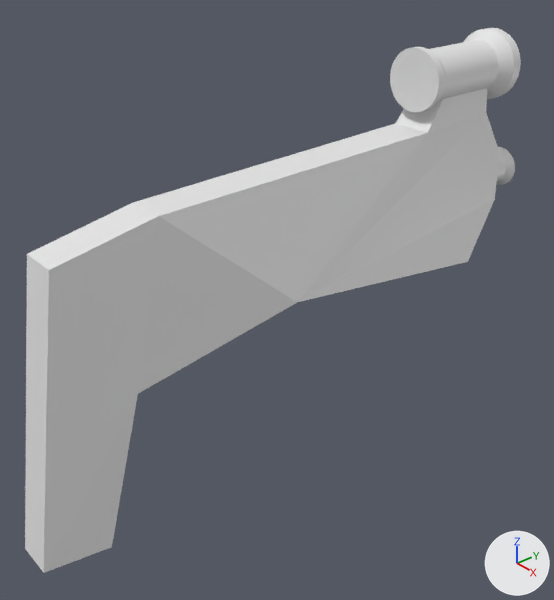
The Blender file Assets/Resources/Models/Weapons/01_GravityPistol.blend, before and after one commit.
Camera for both pictures: a 50 mm camera at (0.23, -0.29, 0.174) aimed at (-0.007, -0.086, 0.006). Arrows for +X, +Y and +Z are at lower right; the lights stay in place.

Names of what the first picture shows: 'Barrel', 'Base', 'Sight'.
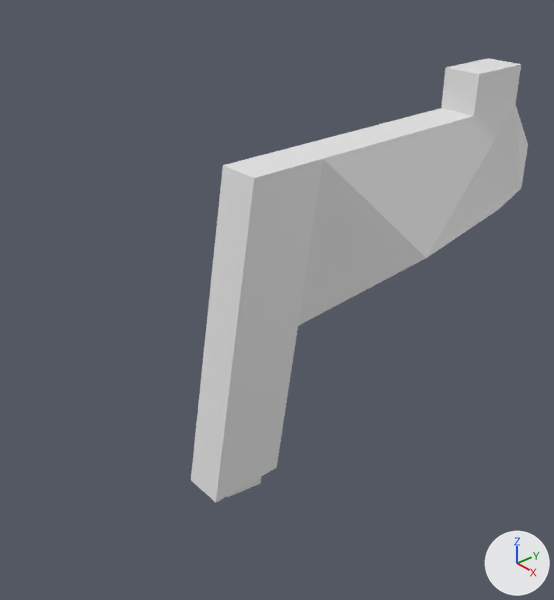
Location of each change, (x1, y1, x2, y2) in pixels of the pictures (554 x 600 px; the box of a moved part takes in the faces that stretch with it):
'Base', reshaped, moved, modifiers changed (29% narrower, 8% shorter): before (25, 89, 500, 573); after (191, 58, 528, 502)
'Sight', deleted: before (390, 28, 521, 112)
'Barrel', deleted: before (496, 147, 515, 185)
'Magazine', added: after (227, 477, 261, 497)
part 1 of me_plane, moved or reshaped: before (298, 112, 500, 302); after (427, 104, 528, 257)
part 2 of me_plane, moved or reshaped: before (133, 89, 487, 394); after (291, 58, 521, 326)

Edits to the bpy script that builds the scene:
```text
Change me_plane:
    where me_plane.from_pydata(...)  # 26 vertices, 21 faces; spans x -1.27..1.0, y -1.0..0.25, z -0.02..0.04
    used by ob_base; location = (-0.01, 0.0, 0.0); rotation_euler = (0.0, 1.571, 0.0), in degrees (0, 90, 0); scale = (0.075, 0.225, 1.0)
    me_plane part 1: the 1 vertex in x 0.0, y 0.12, z 0.04 is moved by (-0.3, -0.29, -0.01)
    me_plane part 2: all 12 vertices in x -1.27..-0.33, y 0.02..0.25, z 0.0..0.02 are moved by (0.0, -0.29, 0.0)
Add me_cube:
    me_cube.from_pydata(...)  # a box spanning x -1.0..1.0, y -1.0..1.0, z -1.0..1.0
Remove ob_barrel:
    ob_barrel = bpy.data.objects.new('Barrel', me_cylinder_003)
    ob_barrel.location = (0.0, 0.0574, 0.0378)
    ob_barrel.rotation_euler = (1.571, 0.0, 0.0)  # degrees (90, 0, 0)
    ob_barrel.scale = (0.0075, 0.0075, 0.0075)
    _m = ob_barrel.modifiers.new('EdgeSplit', 'EDGE_SPLIT')
    _m = ob_barrel.modifiers.new('Subsurf', 'SUBSURF')
    _m.levels = 3
Remove ob_sight:
    ob_sight = bpy.data.objects.new('Sight', me_cylinder_002)
    ob_sight.location = (0.0, 0.0177, 0.0955)
    ob_sight.rotation_euler = (1.571, 0.0, 0.0)  # degrees (90, 0, 0)
    ob_sight.scale = (0.0125, 0.0125, 0.02)
    _m = ob_sight.modifiers.new('EdgeSplit', 'EDGE_SPLIT')
    _m = ob_sight.modifiers.new('Subsurf', 'SUBSURF')
    _m.levels = 3
Change ob_base:
    ob_base.location: (-0.01, 0.0, 0.0) -> (-0.01, 0.0872, 0.0)
    remove _m = ob_base.modifiers.new('Smooth', 'SMOOTH')
Add ob_magazine:
    ob_magazine = bpy.data.objects.new('Magazine', me_cube)
    ob_magazine.location = (0.0, -0.1113, -0.0309)
    ob_magazine.rotation_euler = (-0.157, 0.0, 0.0)  # degrees (-9, 0, 0)
    ob_magazine.scale = (0.0075, 0.01, 0.05)
```
